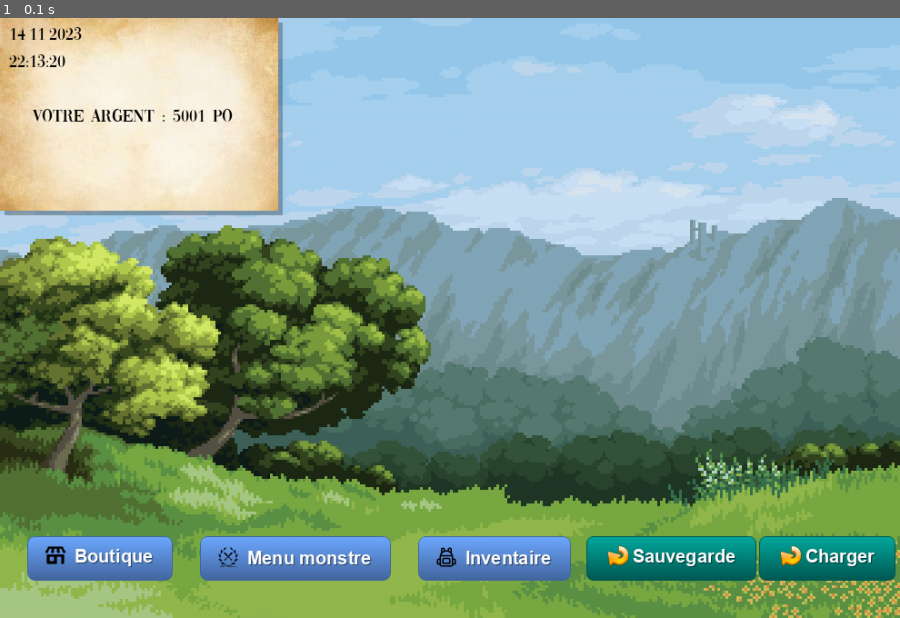
Above: before the commit, frame 1.
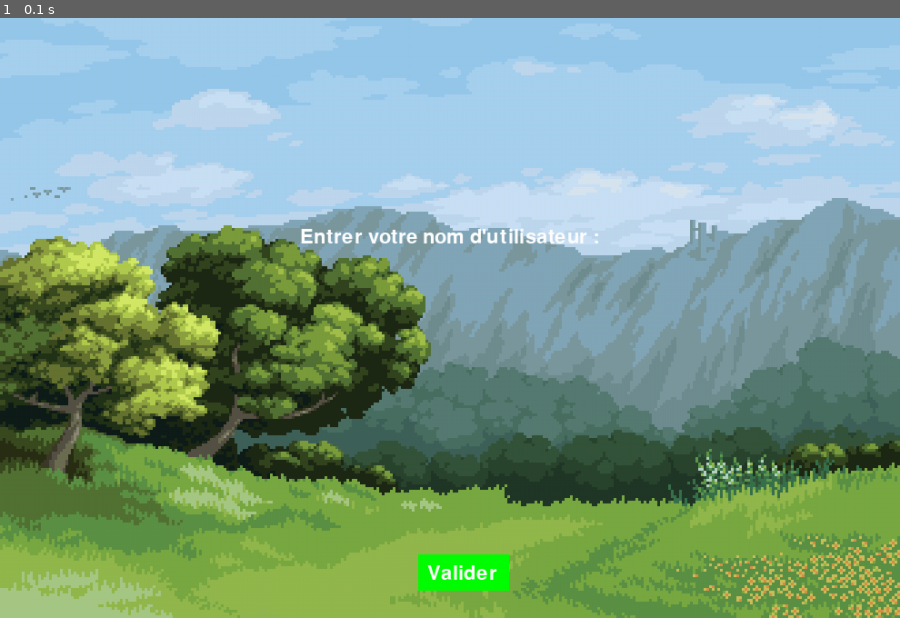
Above: after the commit, the same moment.

Repository: Maxine1425/projet_GEIPI2_S2_ESIREM
Game: pygame game, started from main.py
The game is run twice, just before and just after one commit, with the same random seed, the same clock (stepped at 60 frames per second) and the same inputs.
Inputs:
- Up to frame 1 (0.1 s): no input

The runs differ from the first frame. In frame 1, 17% of the frame differs, in the area x 0-100%, y 0-96%.

Commit message:
ajout menu_accueil.py

Diff:
--- a/main.py
+++ b/main.py
@@ -1,33 +1,4 @@
-from menu import Menu
-from logique_combat import LogiqueCombat
-from graphique_combat import ecran_combat
-from monstre import Monstre
-from joueur import Joueur
+from menu_accueil import Menu_accueil
 
-
-# Creez les instances de Monster avec les parametres appropries
-monstre_joueur = Monstre("Monstre Joueur", 10, "Attaque","images/Salameche.png")
-monstre_ordinateur = Monstre("Monstre Ordinateur", 10, "Defense","images/Bulbizarre.png")
-
-
-# creation des objets
-joueur = Joueur("Louis", 5000, 1, 0, 0, 0)
-menu_principal = Menu(joueur)
-
-joueur.ajouter_monstre(monstre_joueur)
-
-while True:
-    # recuperation des valeurs initiales
-    lancer_menu = menu_principal.doit_lancer_menu
-    lancer_combat = menu_principal.doit_lancer_combat
-
-    if lancer_menu == 1:
-        # appel de la methode menu()
-        menu_principal.menu(lancer_menu)
-        # mise a jour des valeurs apres l'appel de la methode
-        print(lancer_menu)
-    elif lancer_menu == 0:
-        print("Lancer combat")
-        ecran_combat(joueur, monstre_ordinateur)
-        print("Combat termine")
-        menu_principal.doit_lancer_menu = 1
+menu = Menu_accueil()
+menu.menu_acceuil(lance=1)
--- a/menu.py
+++ b/menu.py
@@ -4,7 +4,7 @@
 from datetime import datetime
 from datetime import date
 import item
-import time
+from menu_accueil import Menu_accueil
 
 
 class Menu:
@@ -20,8 +20,7 @@
 
     def menu(self, lance):
         pygame.init()
-
-        pygame.init()
+        menu = Menu_accueil()
 
         if lance == 1:
 
@@ -54,6 +53,7 @@
             nombre_bouclier = 0
             nombre_bottes = 0
             nombre_soupe = 0
+
 
             epee = item.Item(1, "epee")
             epee.rare = 0
@@ -113,6 +113,9 @@
             clickable_area_vendre_bouclier = pygame.Rect((780, 220), (157, 49))
             clickable_area_vendre_bottes = pygame.Rect((780, 300), (157, 49))
             clickable_area_vendre_soupe = pygame.Rect((780, 370), (157, 49))
+            clickable_area_charger = pygame.Rect((835, 570), (150, 49))
+            clickable_area_sauvegarde = pygame.Rect((645,570), (187, 49))
+
 
 
             # affichage des fonds et boutton de la fenetre principal (le menu sans rien d'ouvert)
@@ -456,6 +459,15 @@
                         self.joueur.vendre(montant_soupe)
                         nombre_soupe -= 1
 
+                    #charger
+                    elif event.type == MOUSEBUTTONUP and event.button == 1 and clickable_area_charger.collidepoint(
+                        event.pos):
+                        self.joueur.charger_joueur(menu.retourner_pseudo())
+
+                    #sauvergarder
+                    elif event.type == MOUSEBUTTONUP and event.button == 1 and clickable_area_sauvegarde.collidepoint(
+                        event.pos):
+                        self.joueur.tout_sauvegarder()
 
 
 
--- /dev/null
+++ b/menu_accueil.py
@@ -0,0 +1,60 @@
+import pygame
+from pygame.locals import *
+
+class Menu_accueil:
+
+    def __init__(self):
+        self.doit_lancer_menu_acceuil = 1
+        self.doit_lancer_menu = 0
+        self.pseudo = ""
+
+    def menu_acceuil(self, lance):
+
+        if lance == 1:
+
+            pygame.init()
+            fenetre = pygame.display.set_mode((990, 660))
+            pygame.display.set_caption("fenetre d'acceuil")
+            fond = pygame.image.load("images/fond_menu.png").convert()
+            pygame.display.set_caption("Entree du pseudo")
+            taille_police = 32
+            police = pygame.font.Font(None, taille_police)
+            self.pseudo = ""
+
+            # Position et dimension du bouton
+            bouton_rect = pygame.Rect((460, 590), (100, 40))
+
+            continuer = True
+
+            while continuer:
+                for event in pygame.event.get():
+                    if event.type == QUIT:
+                        continuer = False
+                    elif event.type == KEYDOWN:
+                        if event.key == K_BACKSPACE:
+                            self.pseudo = self.pseudo[:-1]
+                        else:
+                            self.pseudo += event.unicode
+                    elif event.type == MOUSEBUTTONDOWN:
+                        if event.button == 1 and bouton_rect.collidepoint(event.pos):
+                            print(self.pseudo)
+                            continuer = False
+
+
+                fenetre.blit(fond, (0, 0))
+                texte_surface = police.render(self.pseudo, True, (255, 255, 255))
+                fenetre.blit(texte_surface, (330, 330))
+
+                texte_label = police.render("Entrer votre nom d'utilisateur :", True, (255, 255, 255))
+                fenetre.blit(texte_label, (330, 230))
+
+                pygame.draw.rect(fenetre, (0, 255, 0), bouton_rect)
+                bouton_texte = police.render("Valider", True, (255, 255, 255))
+                fenetre.blit(bouton_texte, (bouton_rect.x + 10, bouton_rect.y + 10))
+
+                pygame.display.flip()
+
+            pygame.quit()
+
+        def retourner_pseudo(self):
+            return self.pseudo
